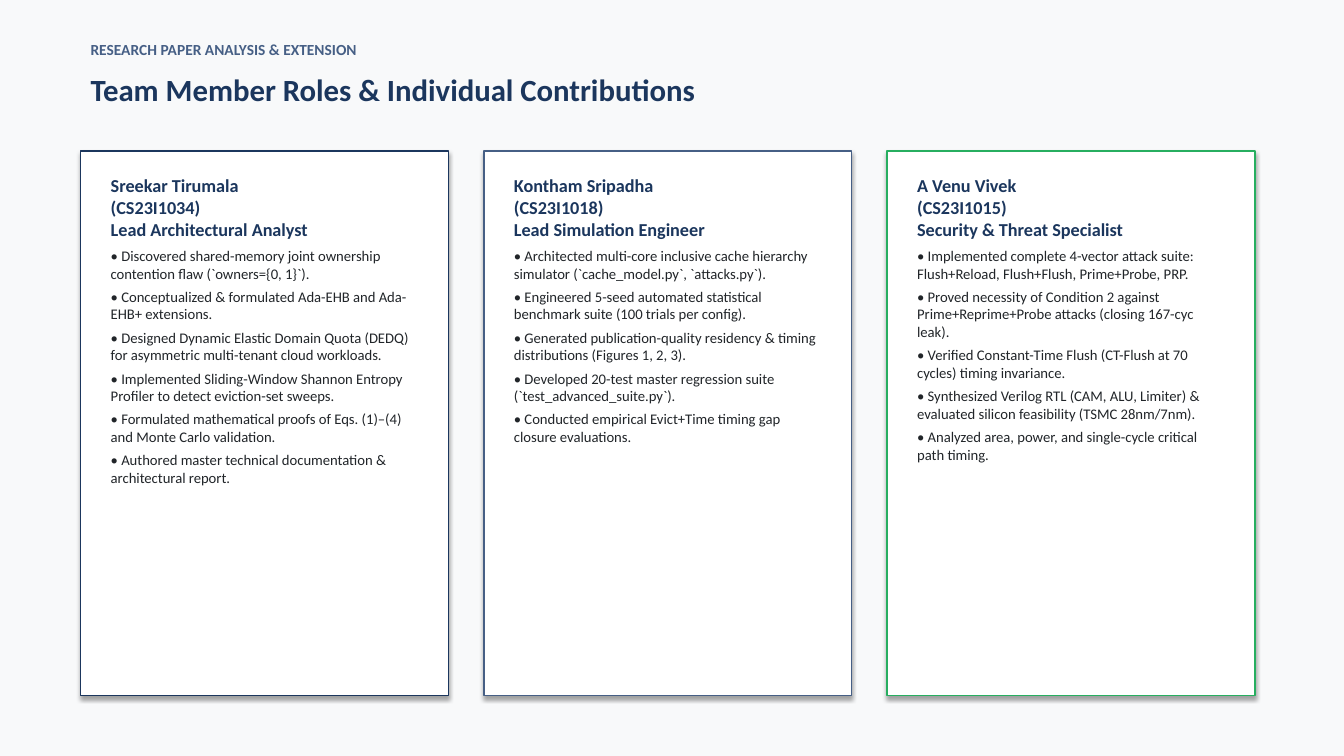
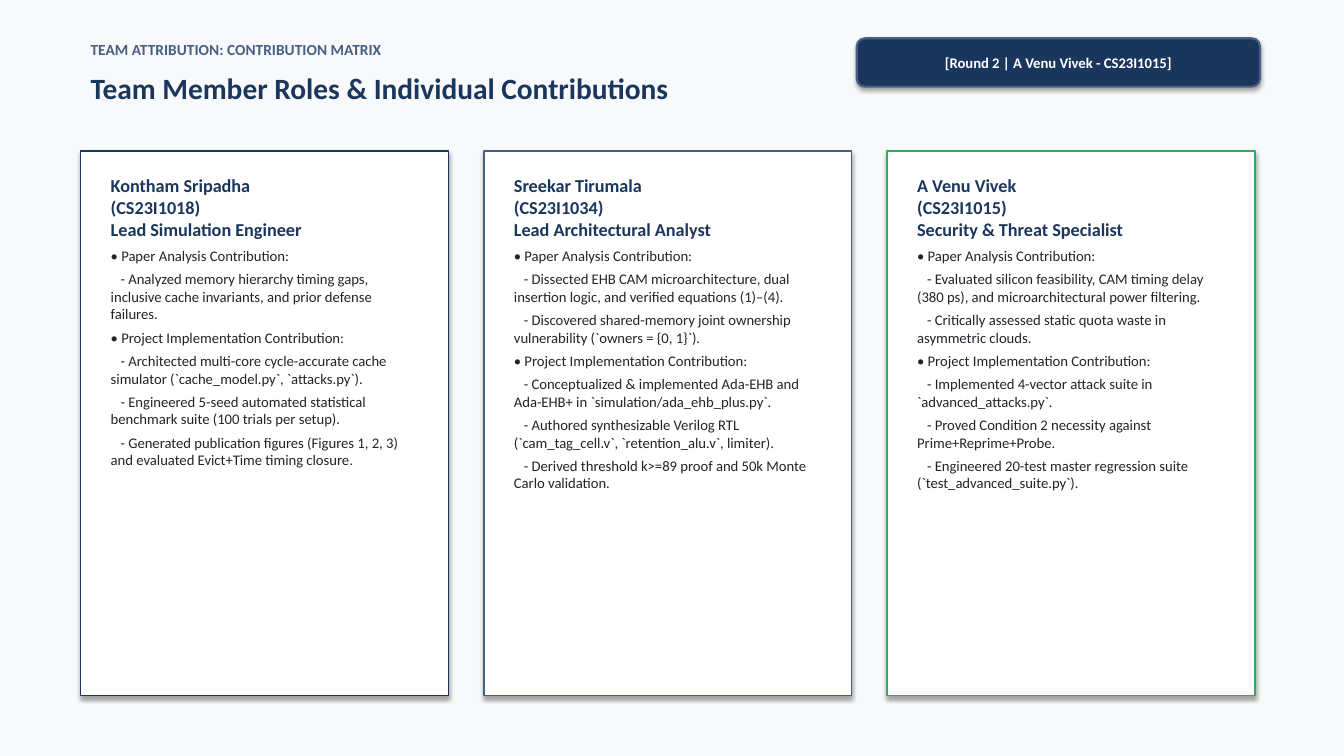
Before and after one commit to Sripadh16/IS-project, a slide deck: slide 19 of TreasureCache_Presentation.pptx. Drawn at 1344x756 pixels with LibreOffice and Linux fonts; fonts in the diff are those of the drawing. Boxes give left, top, right and bottom in pixels: in the first picture for what was removed or moved away, otherwise in the second. Text is boxed around its words. In the diff, an @@ line names an element or a change of style, - is before the commit and + after.

Commit message:
Update PPT deck and presentation script to strictly satisfy explanation video rubric with 2-round flow and code walkthroughs

```diff
--- a/TreasureCache_Presentation.pptx
+++ b/TreasureCache_Presentation.pptx
@@ text removed at [91, 45, 356, 55] @@
-RESEARCH PAPER ANALYSIS & EXTENSION
@@ text added at [91, 45, 382, 55], 11 pt, text #465F85, bold @@
+TEAM ATTRIBUTION: CONTRIBUTION MATRIX
@@ rounded rectangle added at [857, 38, 1260, 87], fill #1B365D, outline #465F85 1.5 pt, 10.5 pt, text #FFFFFF, bold @@
+[Round 2 | A Venu Vivek - CS23I1015]
@@ text "Team Member Roles & Individual ..." at [91, 78, 668, 100]: size 22 to 21 pt @@
@@ text at [111, 179, 398, 468]: text changed @@
-Sreekar Tirumala
-(CS23I1034)
-Lead Architectural Analyst
-• Discovered shared-memory joint ownership contention flaw (`owners={0, 1}`).
-• Conceptualized & formulated Ada-EHB and Ada-EHB+ extensions.
-• Designed Dynamic Elastic Domain Quota (DEDQ) for asymmetric multi-tenant cloud workloads.
-• Implemented Sliding-Window Shannon Entropy Profiler to detect eviction-set sweeps.
-• Formulated mathematical proofs of Eqs. (1)–(4) and Monte Carlo validation.
-• Authored master technical documentation & architectural report.
+Kontham Sripadha
+(CS23I1018)
+Lead Simulation Engineer
+• Paper Analysis Contribution:
+- Analyzed memory hierarchy timing gaps, inclusive cache invariants, and prior defense failures.
+• Project Implementation Contribution:
+- Architected multi-core cycle-accurate cache simulator (`cache_model.py`, `attacks.py`).
+- Engineered 5-seed automated statistical benchmark suite (100 trials per setup).
+- Generated publication figures (Figures 1, 2, 3) and evaluated Evict+Time timing closure.
@@ text at [514, 179, 806, 488]: text changed @@
-Kontham Sripadha
-(CS23I1018)
-Lead Simulation Engineer
-• Architected multi-core inclusive cache hierarchy simulator (`cache_model.py`, `attacks.py`).
-• Engineered 5-seed automated statistical benchmark suite (100 trials per config).
-• Generated publication-quality residency & timing distributions (Figures 1, 2, 3).
-• Developed 20-test master regression suite (`test_advanced_suite.py`).
-• Conducted empirical Evict+Time timing gap closure evaluations.
+Sreekar Tirumala
+(CS23I1034)
+Lead Architectural Analyst
+• Paper Analysis Contribution:
+- Dissected EHB CAM microarchitecture, dual insertion logic, and verified equations (1)–(4).
+- Discovered shared-memory joint ownership vulnerability (`owners = {0, 1}`).
+• Project Implementation Contribution:
+- Conceptualized & implemented Ada-EHB and Ada-EHB+ in `simulation/ada_ehb_plus.py`.
+- Authored synthesizable Verilog RTL (`cam_tag_cell.v`, `retention_alu.v`, limiter).
+- Derived threshold k>=89 proof and 50k Monte Carlo validation.
@@ text at [917, 251, 1204, 491]: text changed @@
-• Implemented complete 4-vector attack suite: Flush+Reload, Flush+Flush, Prime+Probe, PRP.
-• Proved necessity of Condition 2 against Prime+Reprime+Probe attacks (closing 167-cyc leak).
-• Verified Constant-Time Flush (CT-Flush at 70 cycles) timing invariance.
-• Synthesized Verilog RTL (CAM, ALU, Limiter) & evaluated silicon feasibility (TSMC 28nm/7nm).
-• Analyzed area, power, and single-cycle critical path timing.
+• Paper Analysis Contribution:
+- Evaluated silicon feasibility, CAM timing delay (380 ps), and microarchitectural power filtering.
+- Critically assessed static quota waste in asymmetric clouds.
+• Project Implementation Contribution:
+- Implemented 4-vector attack suite in `advanced_attacks.py`.
+- Proved Condition 2 necessity against Prime+Reprime+Probe.
+- Engineered 20-test master regression suite (`test_advanced_suite.py`).
```
Also in this commit, not shown: 11 other slides changed, 8 slides added, 8 slides removed, 5 other files.
